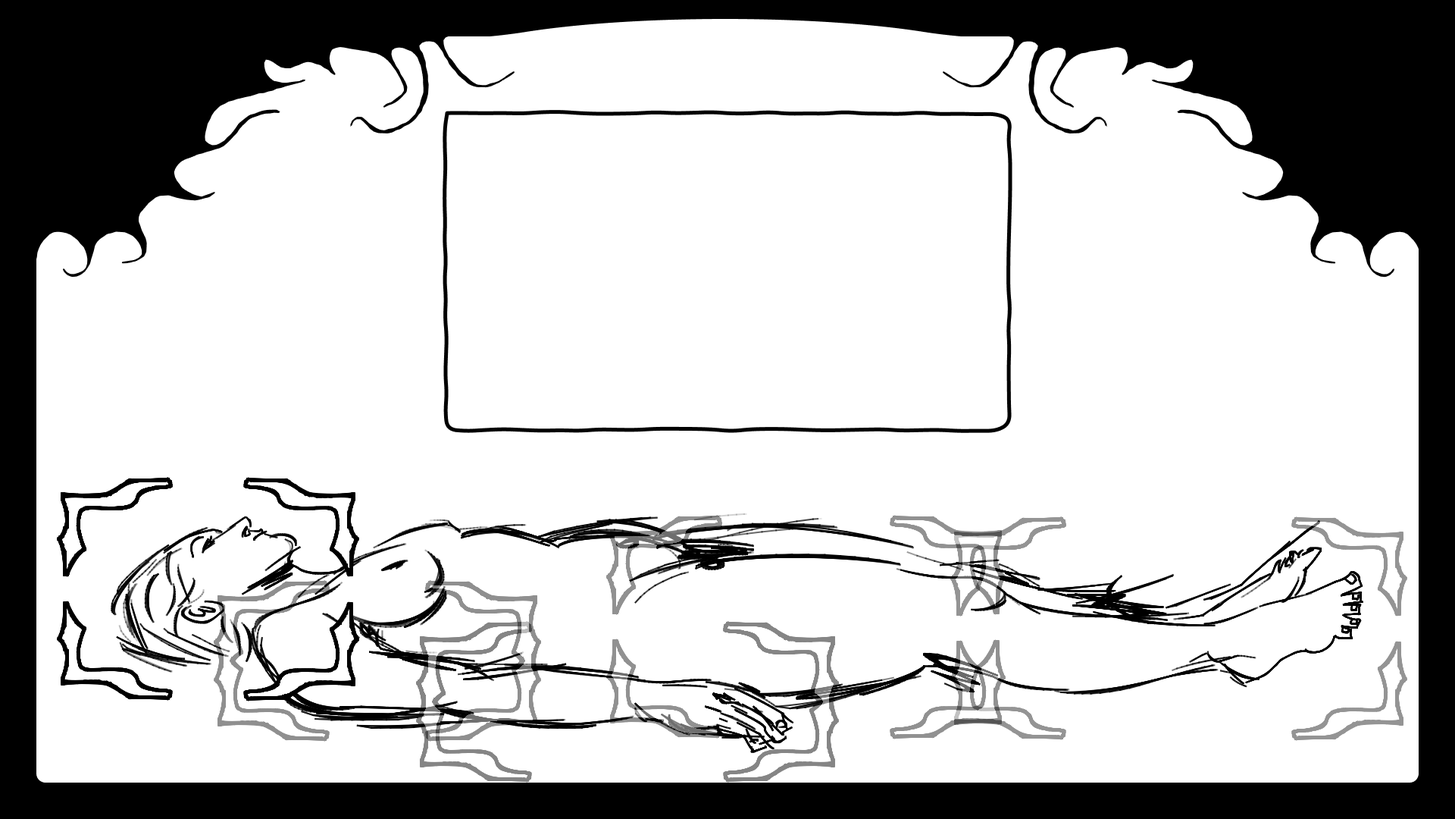
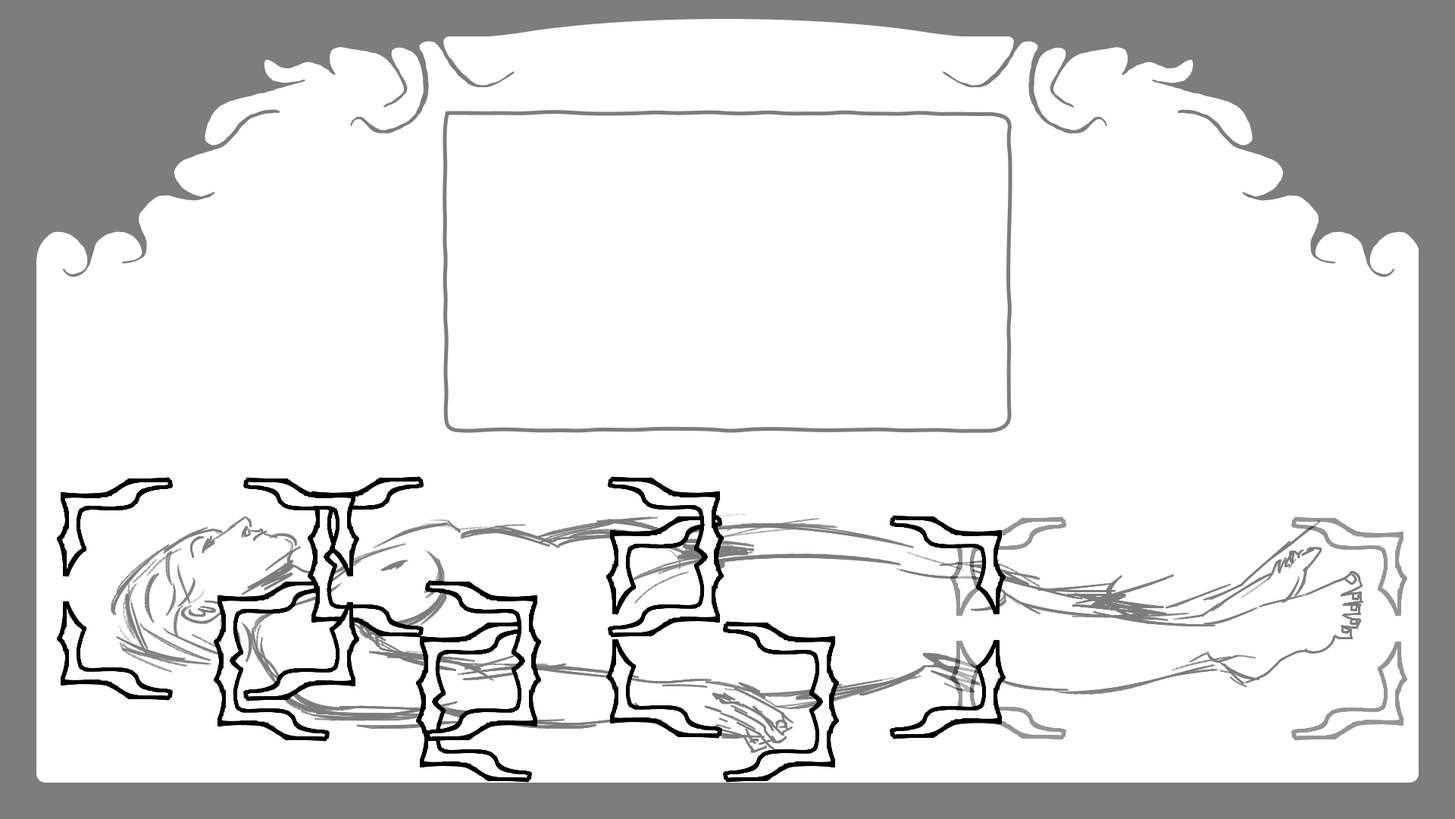
Layer changes from the first 1455x819 image to the second:
added layer "Paint Layer 1" (2nd of 6) above "Paint Layer 1" over [184, 375, 815, 716]
"Paint Layer 1" (3rd of 6): opacity 44% → 100% over [184, 479, 671, 819]
"Paint Layer 1" (4th of 6): opacity 48% → 100% over [338, 476, 970, 819]
"Paint Layer 1" (5th of 6): opacity 43% → 100% over [555, 476, 1138, 819]
"Background": opacity 100% → 51% over [0, 0, 1455, 819]
